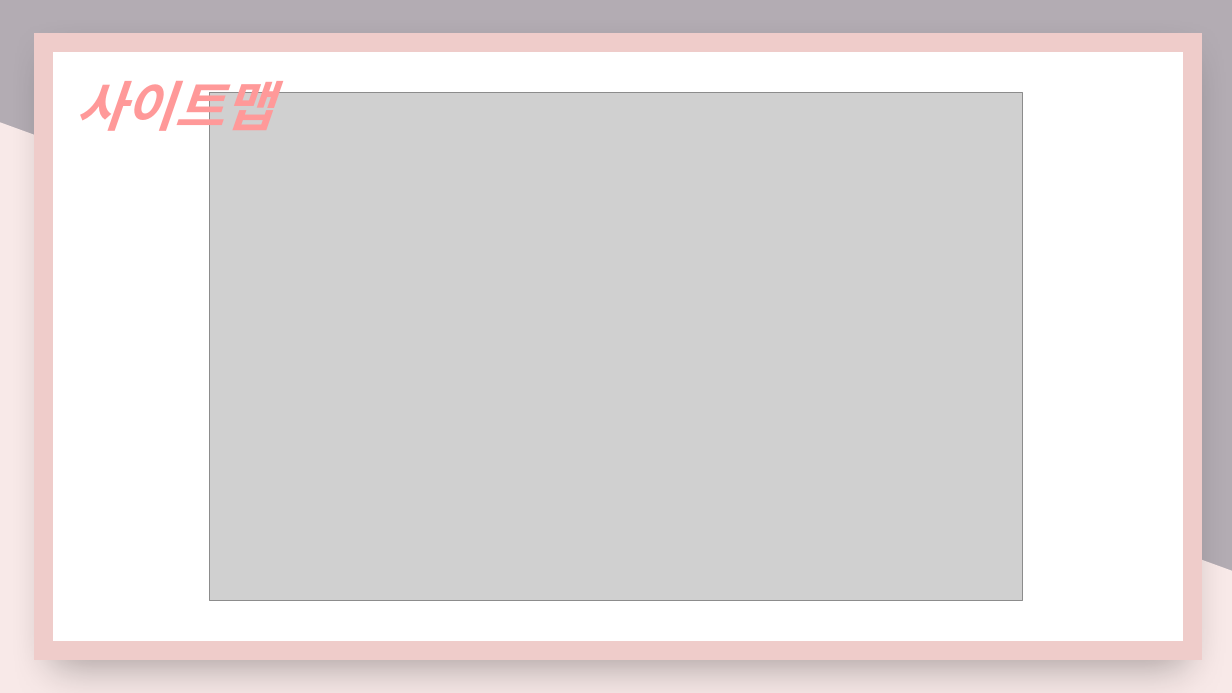
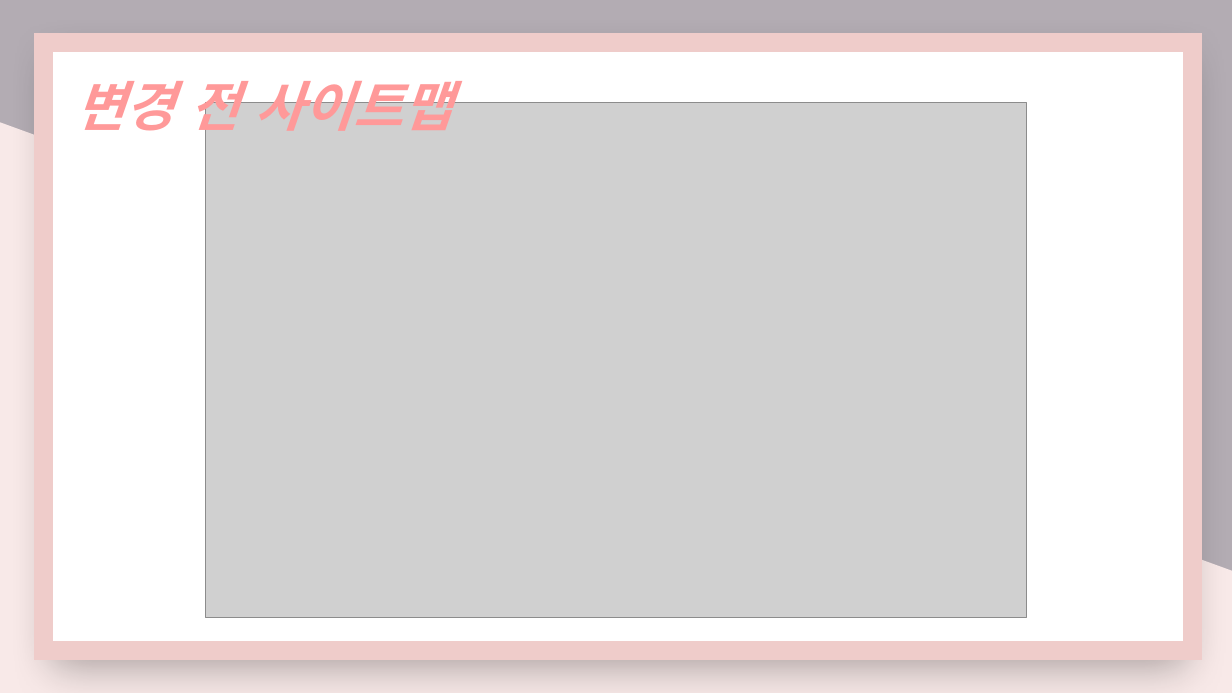
Before and after one commit to nimi2838/thecare, a slide deck: slide 4 of 김가율_봉하늘_조혜은(교수님).pptx (slide 6 before the commit). Drawn at 1232x693 pixels with LibreOffice and Linux fonts; fonts in the diff are those of the drawing; grey boxes stand for pictures. Boxes give left, top, right and bottom in pixels: in the first picture for what was removed or moved away, otherwise in the second. Text is boxed around its words. In the diff, an @@ line names an element or a change of style, - is before the commit and + after.

```diff
--- a/김가율_봉하늘_조혜은(교수님).pptx
+++ b/김가율_봉하늘_조혜은(교수님).pptx
@@ text at (x1=75, y1=69, x2=452, y2=142): text changed @@
-사이트맵
+변경 전 사이트맵
@@ picture resized from (x1=210, y1=92, x2=1022, y2=600) to (x1=205, y1=103, x2=1027, y2=617) @@
```
Also in this commit, not shown: 2 other slides changed, 2 slides added, 3 slides removed, 14 other files.
